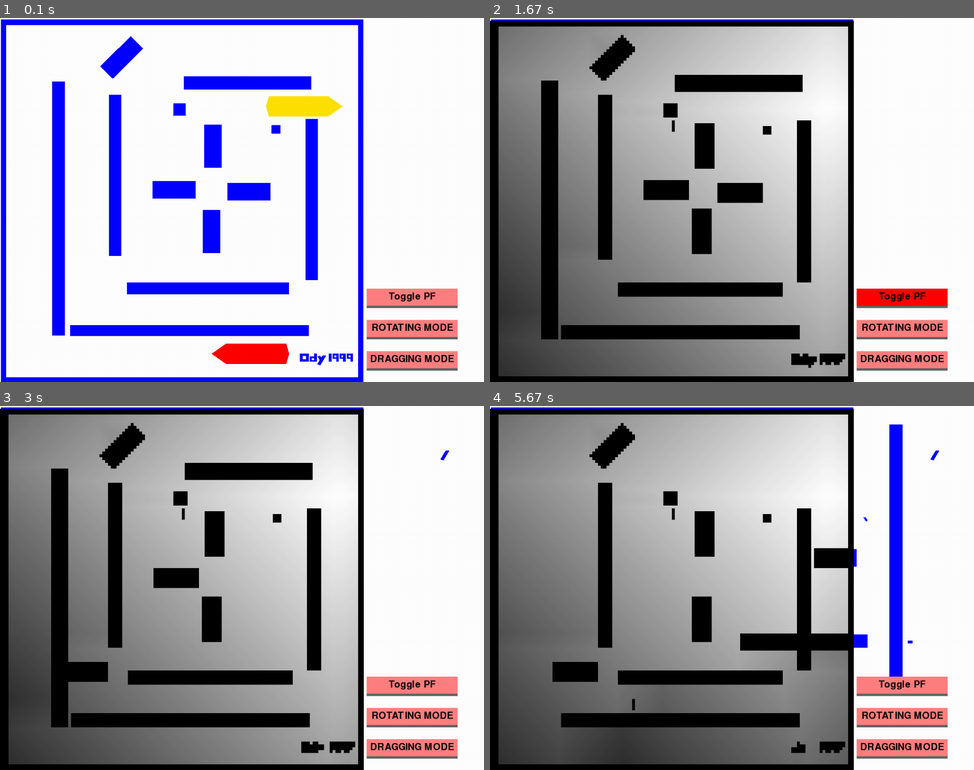
Above: before the commit, frames 1-4 (two rows, left to right).
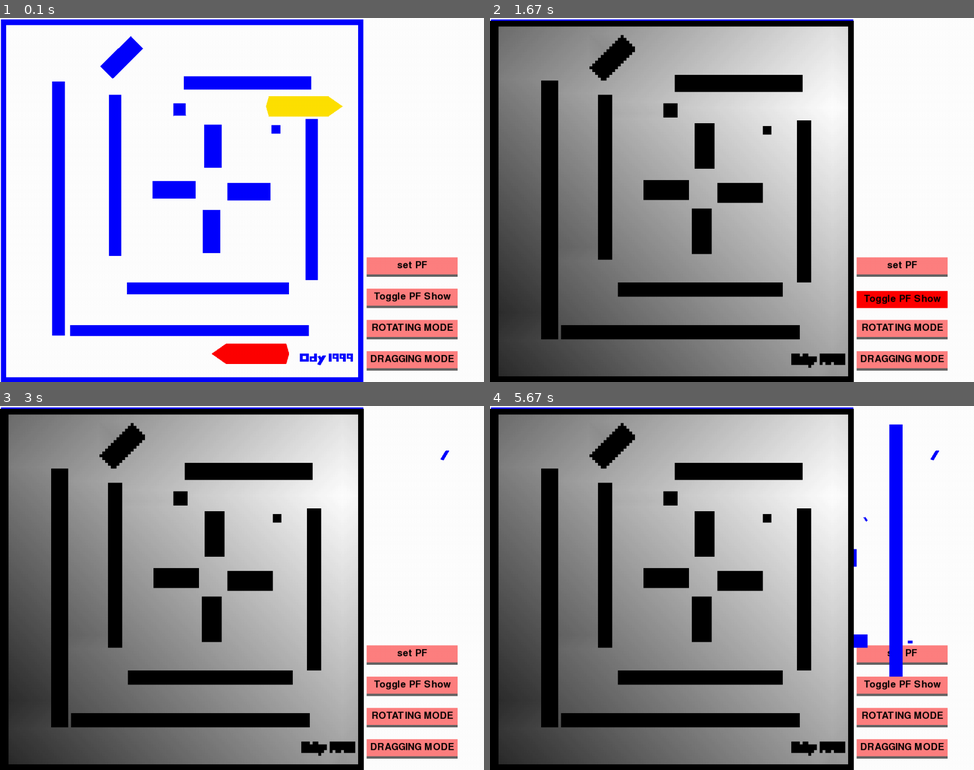
Above: after the commit, the same moments.

Repository: yuanhenglee/Motion-Planning-with-Pygame
Game: pygame game, started from BFPGame/run.py
Two runs of this game, one before a commit and one after it. Both use one fixed random seed, a clock stepped at 60 frames per second and the inputs below.
Inputs (mouse positions are in pixels of both pictures, inside the frame that each line leads up to):
- Up to frame 1 (0.1 s): no input
- Up to frame 2 (1.67 s): click (901, 265) at 0.38 s, where only the run after the commit has a clickable "set PF"; press the mouse at (790, 356) at 0.7 s; move the mouse to (819, 254) at 0.8 s; release the mouse at (848, 152) at 0.93 s; press the mouse at (838, 356) at 1.07 s; move the mouse to (756, 240) at 1.17 s; release the mouse at (673, 123) at 1.3 s; click (920, 294) at 1.5 s
- Up to frame 3 (3 s): press the mouse at (246, 580) at 1.77 s; move the mouse to (164, 624) at 1.87 s; move the mouse to (82, 668) at 1.97 s; release the mouse at (82, 668) at 2 s; press the mouse at (319, 748) at 2.17 s; move the mouse to (382, 602) at 2.27 s; release the mouse at (445, 453) at 2.4 s; move the mouse to (319, 744) at 2.97 s
- Up to frame 4 (5.67 s): press the mouse at (809, 744) at 3 s; move the mouse to (838, 631) at 3.1 s; release the mouse at (862, 518) at 3.23 s; move the mouse to (664, 577) at 3.3 s; press the mouse at (664, 577) at 3.33 s; move the mouse to (746, 566) at 3.43 s; release the mouse at (833, 558) at 3.57 s; press the mouse at (804, 744) at 3.73 s; move the mouse to (717, 722) at 3.83 s; release the mouse at (630, 700) at 3.97 s; press the mouse at (736, 471) at 4.07 s; move the mouse to (770, 555) at 4.17 s; release the mouse at (804, 638) at 4.3 s; press the mouse at (809, 744) at 4.4 s; move the mouse to (707, 606) at 4.5 s; release the mouse at (601, 467) at 4.63 s; press the mouse at (804, 744) at 4.73 s; move the mouse to (857, 602) at 4.83 s; release the mouse at (911, 456) at 4.97 s; press the mouse at (794, 740) at 5.07 s; move the mouse to (853, 693) at 5.17 s; release the mouse at (911, 642) at 5.3 s; press the mouse at (548, 595) at 5.4 s; move the mouse to (722, 573) at 5.5 s; release the mouse at (896, 551) at 5.63 s

The runs differ from the first frame. In frame 1, 1.2% of the frame differs, in the area x 75-95%, y 65-78%; in frame 2, 1.6%; in frame 3, 2.3%; in frame 4, 18%, in the area x 1-95%, y 15-99%.

Commit message:
rearrange obstacle bitmap

Diff:
--- a/BFPGame/globals.py
+++ b/BFPGame/globals.py
@@ -1,2 +1,8 @@
+import numpy as np
+import utils
+
 mode = 'drag'
 show_bitmap = False
+pf = None
+
+obstacles_bitmap = np.full((128, 128), 254)
--- a/BFPGame/potentialField.py
+++ b/BFPGame/potentialField.py
@@ -3,49 +3,31 @@
 import copy
 import numpy as np
 from color import *
+import globals
 
+cost = 1
+class PotentialField:
+    def __init__(self, goal ):
+        self.bitmap = np.full( (128,128), 0)
+        self.mark_NF1( goal )
+        # self.mark_NF2( goal)
 
-cost = 5
-class PotentialField:
-    def __init__(self, obstacles, robot_goal ):
-        self.bitmap = np.full( (128,128), 0)
-        self.obstacles = np.full( (128,128), 254)
-        self.mark_obstacles( obstacles )
-        # self.mark_NF1( robot_goal )
-        self.mark_NF2( robot_goal)
-
-    def mark_obstacles(self, obstacles):
-        for obstacle in obstacles:
-            for c in obstacle.convex:
-                # mark where obstacle are
-                for point in utils.convex_boundaries(c):
-                    # self.bitmap[point[0]][point[1]] = 255
-                    self.obstacles[point[0]][point[1]] = 255
 
     def show_bitmap(self, gameDisplay):
         for i in range(128):
             for j in range(128):
-                # if self.bitmap[i][j] == 254:
-                #     color = GREY
-                # else:
                 color = 255 - self.bitmap[i][j]
                 color = 0 if color<0 else color
                 color = (color, color, color)
                 x, y = utils.world2Canvas((i, j))
                 pygame.draw.rect(gameDisplay, color, [x, y, utils.multiplier, utils.multiplier])
 
-    def mark_NF1(self, robot_goal ):
-        bitmap = copy.deepcopy(self.obstacles)
-        # mark destination
-        # abs_pos_goal = []
-        # for control_point in robot_goal.control_points:
-        #     point = utils.to_abs_pos(robot_goal.config, control_point)
-        #     point = round(point[0]), round(point[1])
-        #     abs_pos_goal.append(point)
-        bitmap[robot_goal[0]][robot_goal[1]] = 0
+    def mark_NF1(self, goal ):
+        bitmap = copy.deepcopy(globals.obstacles_bitmap)
+        bitmap[goal[0]][goal[1]] = 0
 
         # BFS from goal
-        l_configs = {0:[robot_goal]}
+        l_configs = {0:[goal]}
         # for i, Li in l_configs.items():
         i = 0
         while True:
@@ -64,7 +46,7 @@
             i+=cost
         self.bitmap += bitmap
 
-    def mark_NF2(self, robot_goal):
+    def mark_NF2(self, goal):
         # edge init
         distance = np.full((128, 128), 254)
         origin = {}
@@ -72,9 +54,9 @@
         S = set()
         for i in range(128):
             for j in range(128):
-                if self.obstacles[i][j] == 255:
+                if globals.obstacles_bitmap[i][j] == 255:
                     for neighbor in utils.findNeighbors((i,j)):
-                        if self.obstacles[neighbor[0]][neighbor[1]] == 254:
+                        if globals.obstacles_bitmap[neighbor[0]][neighbor[1]] == 254:
                             distance[i][j] = 0
                             origin[(i,j)] = (i,j)
                             l_configs[0].append((i,j))
@@ -88,7 +70,7 @@
             Li = l_configs[i]
             for q in Li:
                 for neighbor in utils.findNeighbors(q):
-                    if self.obstacles[neighbor[0]][neighbor[1]] == 254:
+                    if globals.obstacles_bitmap[neighbor[0]][neighbor[1]] == 254:
                         if distance[neighbor[0]][neighbor[1]] == 254:
                             distance[neighbor[0]][neighbor[1]] = i+cost
                             origin[neighbor] = origin[q]
@@ -101,9 +83,9 @@
             i+=cost
 
         bitmap = np.full((128, 128), 254)
-        Sigma = set([robot_goal])
+        Sigma = set([goal])
         l_configs = {0:[]}
-        q = robot_goal
+        q = goal
         while q not in S:
             q_prime = utils.findBestNeighbor( q, distance )
             Sigma.add(q_prime)
@@ -114,8 +96,8 @@
         #     bitmap[p[0]][p[1]] = 0
 
 
-        bitmap[robot_goal[0]][robot_goal[1]] = 0
-        Q = [robot_goal]
+        bitmap[goal[0]][goal[1]] = 0
+        Q = [goal]
         while len(Q) > 0 :
             q = Q.pop(0)
             l_configs[0].append(q)
@@ -133,7 +115,7 @@
             Li = l_configs[i]
             for q in Li:
                 for neighbor in utils.findNeighbors(q):
-                    if self.obstacles[neighbor[0]][neighbor[1]] == 254 and bitmap[neighbor[0]][neighbor[1]] == 254:
+                    if globals.obstacles_bitmap[neighbor[0]][neighbor[1]] == 254 and bitmap[neighbor[0]][neighbor[1]] == 254:
                         bitmap[neighbor[0]][neighbor[1]] = bitmap[q[0]][q[1]] + 1
                         if i+cost in l_configs:
                             l_configs[i+cost].append(neighbor)
--- a/BFPGame/run.py
+++ b/BFPGame/run.py
@@ -5,7 +5,7 @@
 import polygon
 import gui
 import globals
-import potentialField
+from potentialField import PotentialField
 
 import pygame
 from pygame.locals import QUIT
@@ -17,11 +17,8 @@
     for obj in all_objects:
         obj.draw(gameDisplay)
 
-    if globals.show_bitmap:
-        # obstacles_bitmap.mark_NF1( robots[0].robot_goal )
-        obstacles_bitmap = potentialField.PotentialField(obstacles, robots[0].robot_goal.get_abs_round_point()[0])
-        # obstacles_bitmap.mark_obstacles(obstacles)
-        obstacles_bitmap.show_bitmap(gameDisplay)
+    if globals.show_bitmap and globals.pf != None:
+        globals.pf.show_bitmap(gameDisplay)
 
     pygame.display.update()
 
@@ -38,6 +35,9 @@
 def toggle_show_obstacle_bitmap():
     globals.show_bitmap = not globals.show_bitmap
 
+def set_PF_1():
+    globals.obstacles_bitmap = utils.new_obstacles_bitmap( obstacles )
+    globals.pf = PotentialField( robots[0].robot_goal.get_abs_round_point()[0] )
 
 # init ppygame window
 pygame.init()
@@ -67,8 +67,10 @@
                 utils.world2Canvas((129, 10)), 5, set_mode_drag))
 all_objects.add(gui.Button('ROTATING MODE', 192, 36,
                 utils.world2Canvas((129, 21)), 5, set_mode_rotate))
-all_objects.add(gui.Button('Toggle PF', 192, 36,
+all_objects.add(gui.Button('Toggle PF Show', 192, 36,
                 utils.world2Canvas((129, 32)), 5, toggle_show_obstacle_bitmap))
+all_objects.add(gui.Button('set PF', 192, 36,
+                utils.world2Canvas((129, 43)), 5, set_PF_1))
 
 
 
@@ -111,4 +113,4 @@
                 dragging_obj.update_abs_vertices()
                 lastMousePosition = mousePosition
 
-    update_display()
+        update_display()
--- a/BFPGame/utils.py
+++ b/BFPGame/utils.py
@@ -116,6 +116,16 @@
             bestNeighbor = n
     return bestNeighbor
 
+def new_obstacles_bitmap( obstacles = [] ):
+    obstacles_bitmap = np.full((128, 128), 254)
+    if obstacles:
+        for obstacle in obstacles:
+            for c in obstacle.convex:
+                # mark where obstacle are
+                for point in convex_boundaries(c):
+                    print(point)
+                    obstacles_bitmap[point[0]][point[1]] = 255
+    return obstacles_bitmap
 
 
 if __name__ == '__main__':
